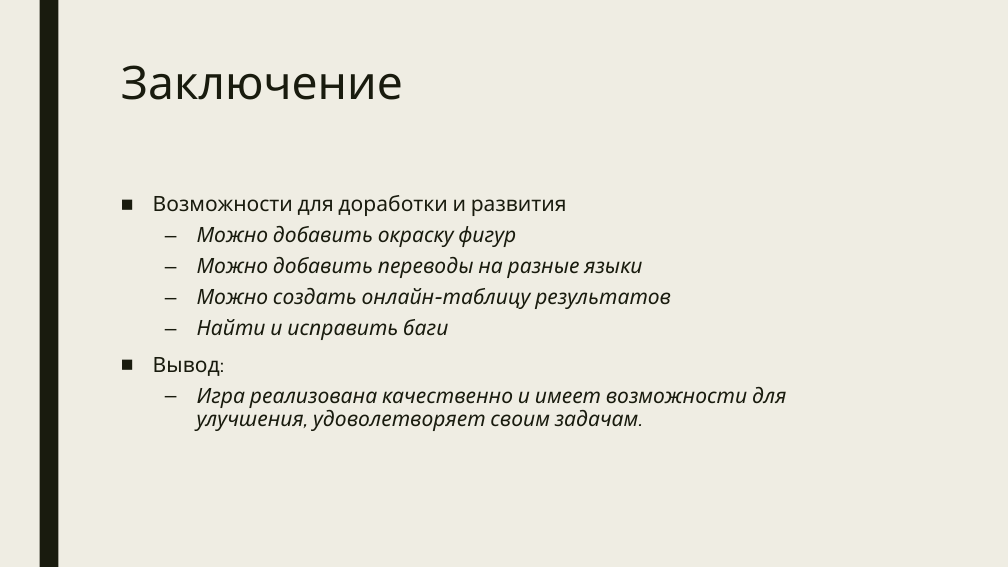
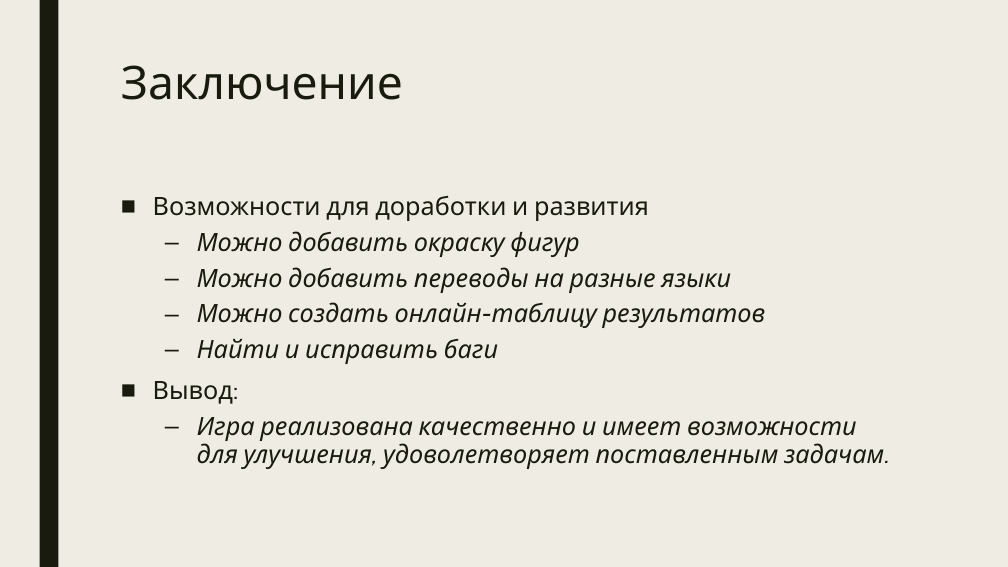
Before and after one commit to emerikko/Tetris, a slide deck: slide 10 of Tetris.pptx. Drawn at 1008x567 pixels with LibreOffice and Linux fonts; fonts in the diff are those of the drawing. Boxes give left, top, right and bottom in pixels: in the first picture for what was removed or moved away, otherwise in the second. Text is boxed around its words. In the diff, an @@ line names an element or a change of style, - is before the commit and + after.

```diff
--- a/Tetris.pptx
+++ b/Tetris.pptx
@@ text at <box>153,195,766,404</box>: size 20 to 24 pt in "Возможности для доработки и развития", "Можно добавить окраску фигур", "Можно добавить переводы на разные языки", "Можно создать онлайн-таблицу результатов" and 2 more places @@
@@ text at <box>197,417,884,469</box>: text changed; size 20 to 24 pt @@
-  – Игра реализована качественно и имеет возможности для улучшения, удоволетворяет своим задачам.
+  – Игра реализована качественно и имеет возможности для улучшения, удоволетворяет поставленным задачам.
```
Also in this commit, not shown: 6 other slides changed, 1 slide added.
